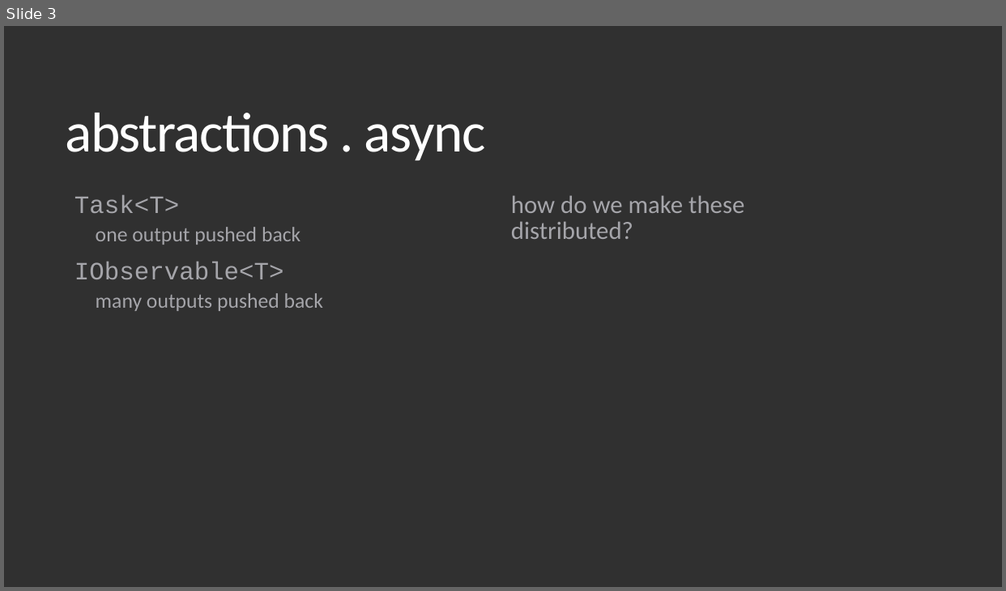
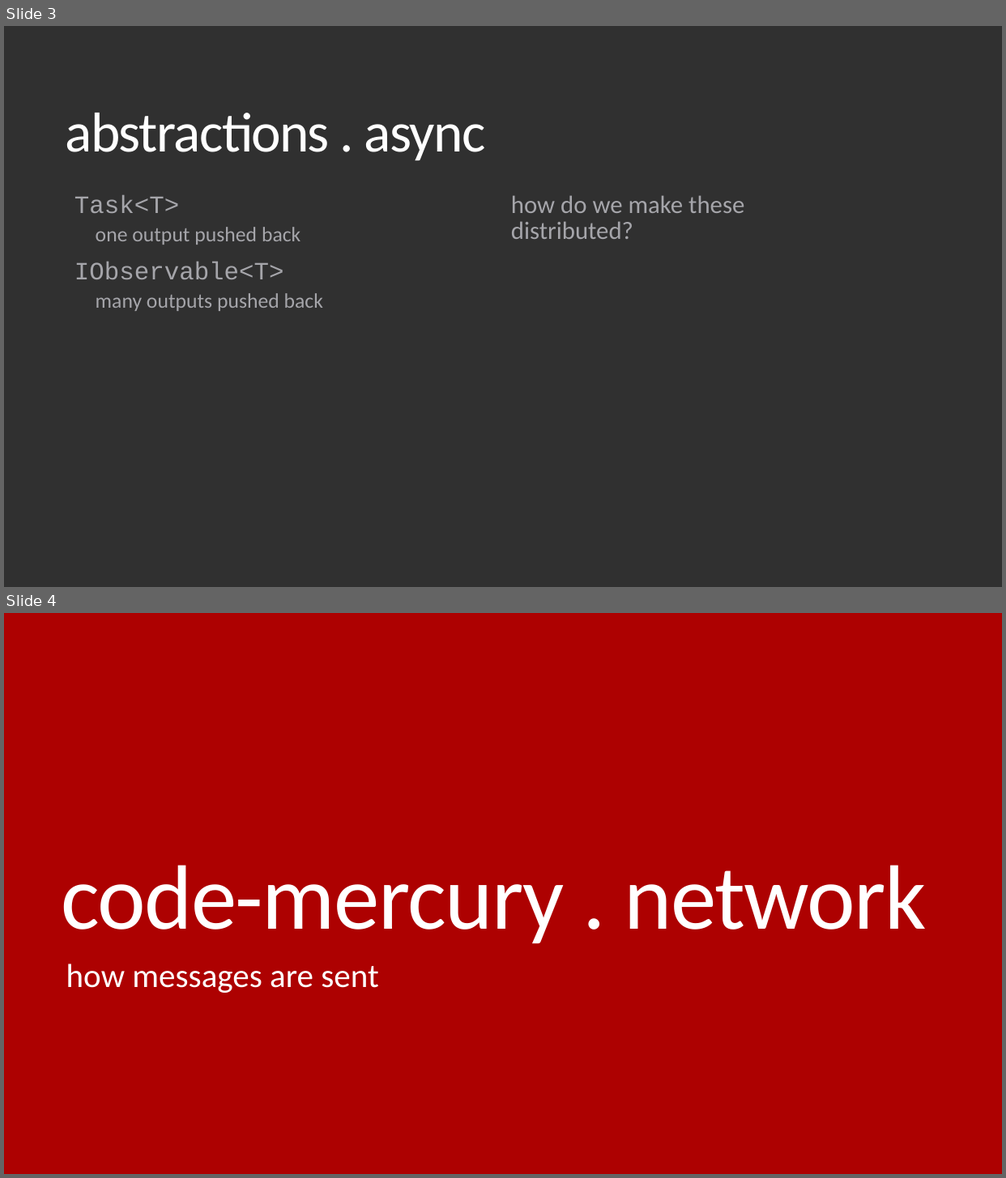
Before and after one commit to timothy-shields/code-mercury, a slide deck: Documents/introduction.pptx. Shown one above the other, each under a label of ours: slide 3 before the commit, slides 3 and 4 after it. The pictures are 1006x591 and 1006x1178 pixels, drawn with LibreOffice and Linux fonts; fonts in the diff are those of the drawing. Boxes give left, top, right and bottom in pixels: in the first picture for what was removed or moved away, otherwise in the second. Text is boxed around its words. In the diff, an @@ line names an element or a change of style, - is before the commit and + after.

```diff
--- a/Documents/introduction.pptx
+++ b/Documents/introduction.pptx
@@ slide 4 added at box(4, 613, 1002, 1174), background #AD0101 @@
@@ title added at box(61, 865, 926, 944), 88 pt, text #FFFFFF @@
+code-mercury . network
@@ text added at box(66, 964, 378, 993), 32 pt, text #FFFFFF @@
+how messages are sent
```
Also in this commit, not shown: 1 slide changed, 1 other slide added, 1 other file.
